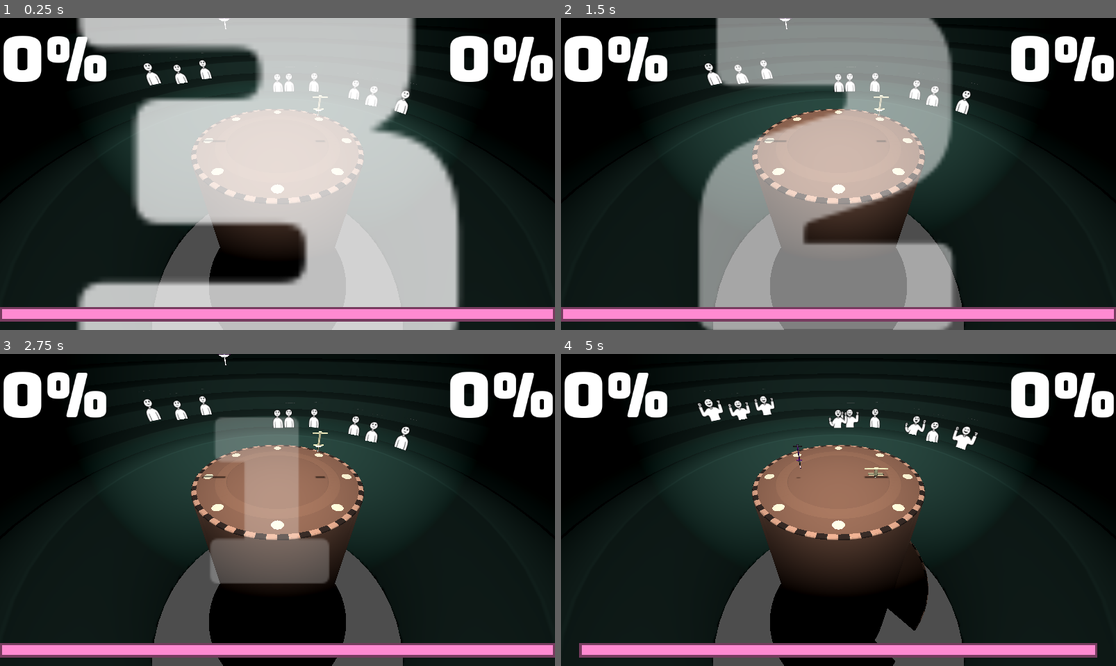
Above: before the commit, frames 1-4 (two rows, left to right).
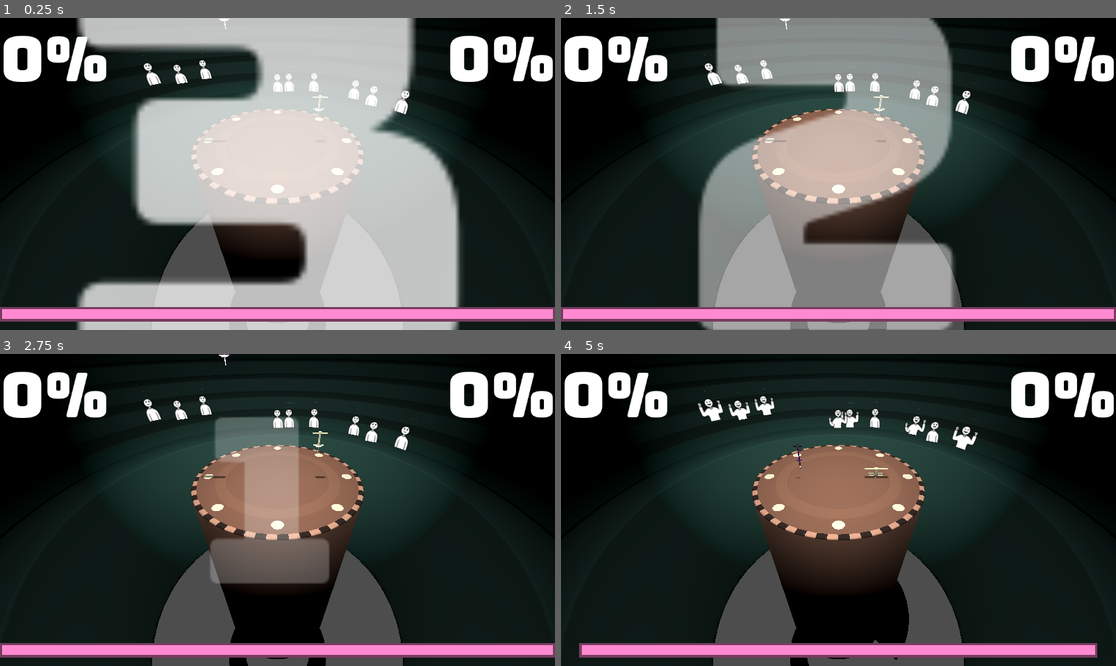
Above: after the commit, the same moments.

Repository: proximadams/Lucky-Erik-Alex-Jam-2025
Game: Godot game, scene res://Environments/Concert/Round3.tscn
Two runs of this game, one before a commit and one after it. Both use one fixed random seed, a clock stepped at 60 frames per second and the inputs below. This scene is started directly instead of the project's main scene. Sound files missing from this copy of the repository are replaced by a short silence.
Inputs:
- Up to frame 1 (0.25 s): no input
- Up to frame 2 (1.5 s): no input
- Up to frame 3 (2.75 s): no input
- Up to frame 4 (5 s): no input

The runs differ from the first frame. In frame 1, 0.3% of the frame differs, in the area x 37-42%, y 73-86%; in frame 2, 1.6%; in frame 3, 1.6%; in frame 4, 2.4%, in the area x 37-67%, y 59-100%.

Commit message:
platforms move down low enough

Diff:
--- a/Environments/Concert/Round3.tscn
+++ b/Environments/Concert/Round3.tscn
@@ -55,7 +55,7 @@
 "times": PackedFloat32Array(0, 4, 5, 7, 8, 12),
 "transitions": PackedFloat32Array(1, 1, 1, 1, 1, 1),
 "update": 0,
-"values": [Vector3(0, 0, 0), Vector3(0, 28, 0), Vector3(0, 29.5, 0), Vector3(0, 29.5, 0), Vector3(0, 28, 0), Vector3(0, 0, 0)]
+"values": [Vector3(0, -25, 0), Vector3(0, 28, 0), Vector3(0, 29.5, 0), Vector3(0, 29.5, 0), Vector3(0, 28, 0), Vector3(0, -25, 0)]
 }
 tracks/1/type = "value"
 tracks/1/imported = false
@@ -64,10 +64,10 @@
 tracks/1/interp = 1
 tracks/1/loop_wrap = true
 tracks/1/keys = {
-"times": PackedFloat32Array(0, 8, 12, 13, 15, 16),
-"transitions": PackedFloat32Array(1, 1, 1, 1, 1, 1),
-"update": 0,
-"values": [Vector3(0, 0, 0), Vector3(0, 0, 0), Vector3(0, 28, 0), Vector3(0, 29.5, 0), Vector3(0, 29.5, 0), Vector3(0, 28, 0)]
+"times": PackedFloat32Array(0, 8, 12, 13, 15, 16, 20),
+"transitions": PackedFloat32Array(1, 1, 1, 1, 1, 1, 1),
+"update": 0,
+"values": [Vector3(0, -25, 0), Vector3(0, -25, 0), Vector3(0, 28, 0), Vector3(0, 29.5, 0), Vector3(0, 29.5, 0), Vector3(0, 28, 0), Vector3(0, -25, 0)]
 }
 tracks/2/type = "value"
 tracks/2/imported = false
@@ -79,7 +79,7 @@
 "times": PackedFloat32Array(0, 4, 8, 9, 11, 12, 16),
 "transitions": PackedFloat32Array(1, 1, 1, 1, 1, 1, 1),
 "update": 0,
-"values": [Vector3(0, 0, 0), Vector3(0, 0, 0), Vector3(0, 28, 0), Vector3(0, 29.5, 0), Vector3(0, 29.5, 0), Vector3(0, 28, 0), Vector3(0, 0, 0)]
+"values": [Vector3(0, -25, 0), Vector3(0, -25, 0), Vector3(0, 28, 0), Vector3(0, 29.5, 0), Vector3(0, 29.5, 0), Vector3(0, 28, 0), Vector3(0, -25, 0)]
 }
 tracks/3/type = "value"
 tracks/3/imported = false
@@ -91,7 +91,7 @@
 "times": PackedFloat32Array(0, 12, 16, 17, 19, 20, 24),
 "transitions": PackedFloat32Array(1, 1, 1, 1, 1, 1, 1),
 "update": 0,
-"values": [Vector3(0, 0, 0), Vector3(0, 0, 0), Vector3(0, 28, 0), Vector3(0, 29.5, 0), Vector3(0, 29.5, 0), Vector3(0, 28, 0), Vector3(0, 0, 0)]
+"values": [Vector3(0, -25, 0), Vector3(0, -25, 0), Vector3(0, 28, 0), Vector3(0, 29.5, 0), Vector3(0, 29.5, 0), Vector3(0, 28, 0), Vector3(0, -25, 0)]
 }
 
 [sub_resource type="Animation" id="Animation_hdq6k"]
Not shown: 1 places in Environments/Concert/Round3.tscn that only renumber resources
